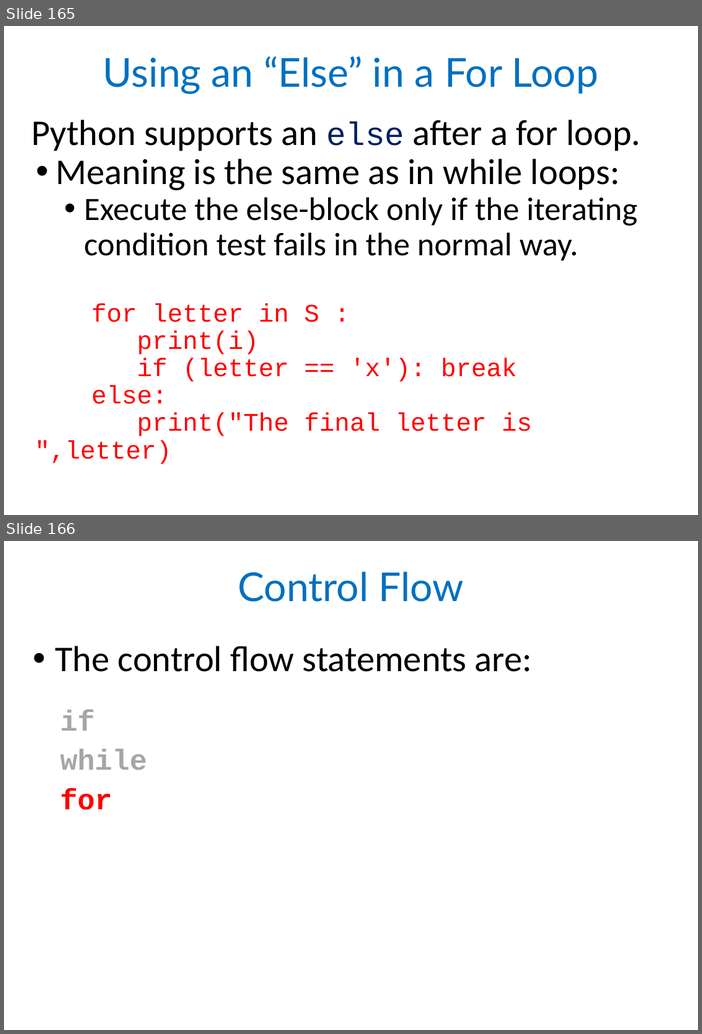
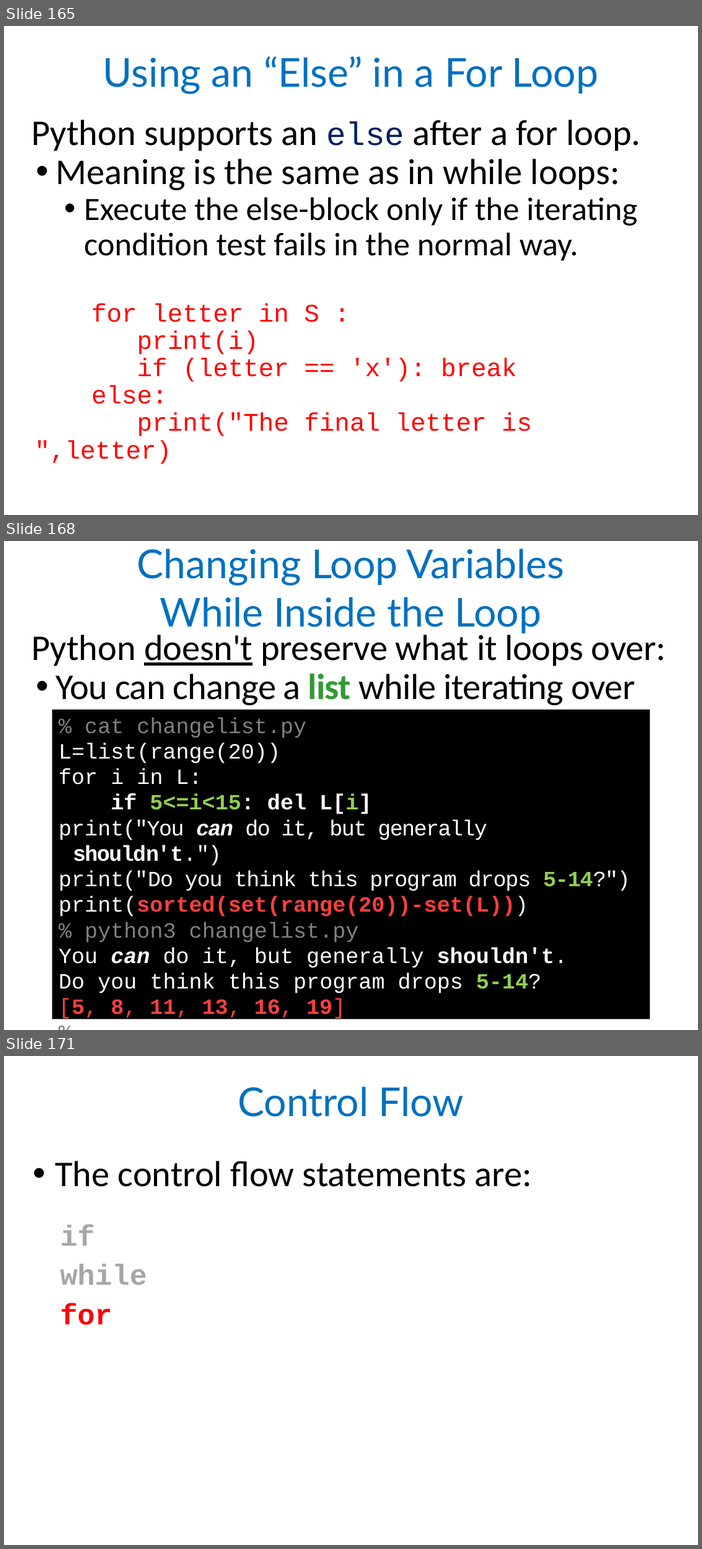
Before and after one commit to 25077667/NSYSU_python, a slide deck: ppt/Py20L5realfin.pptx. Shown one above the other, each under a label of ours: slides 165 and 166 before the commit, slides 165, 168 and 171 after it; the slides between them are not shown. The pictures are 702x1034 and 702x1549 pixels, drawn with LibreOffice and Linux fonts; fonts in the diff are those of the drawing. Boxes give left, top, right and bottom in pixels: in the first picture for what was removed or moved away, otherwise in the second. Text is boxed around its words. In the diff, an @@ line names an element or a change of style, - is before the commit and + after.

```diff
--- a/ppt/Py20L5realfin.pptx
+++ b/ppt/Py20L5realfin.pptx
@@ slide 168 added at <box>4,541,698,1030</box>, background #FFFFFF @@
@@ text added at <box>137,548,565,633</box>, 44 pt, text #0070C0 @@
+Changing Loop Variables
+While Inside the Loop
@@ text added at <box>31,630,666,747</box>, 40 pt, text #000000 @@
+Python doesn't preserve what it loops over:
+• You can change a list while iterating over it:
@@ rectangle added at <box>52,710,651,1020</box>, fill #000000, 24 pt, text #FFFFFF @@
+% cat changelist.py
+L=list(range(20))
+for i in L:
+if 5<=i<15: del L[i]
+print("You can do it, but generally shouldn't.")
+print("Do you think this program drops 5-14?")
+print(sorted(set(range(20))-set(L)))
+% python3 changelist.py
+You can do it, but generally shouldn't.
+Do you think this program drops 5-14?
+[5, 8, 11, 13, 16, 19]
+%
@@ what was slide 166 is now slide 171 @@
```
Also in this commit, not shown: 15 slides changed, 4 other slides added, 3 other files.
